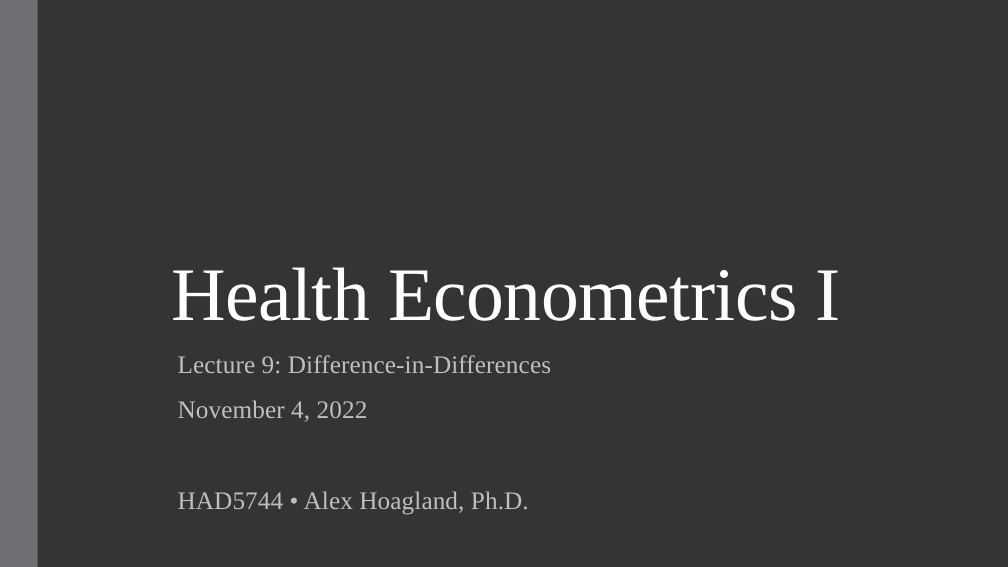
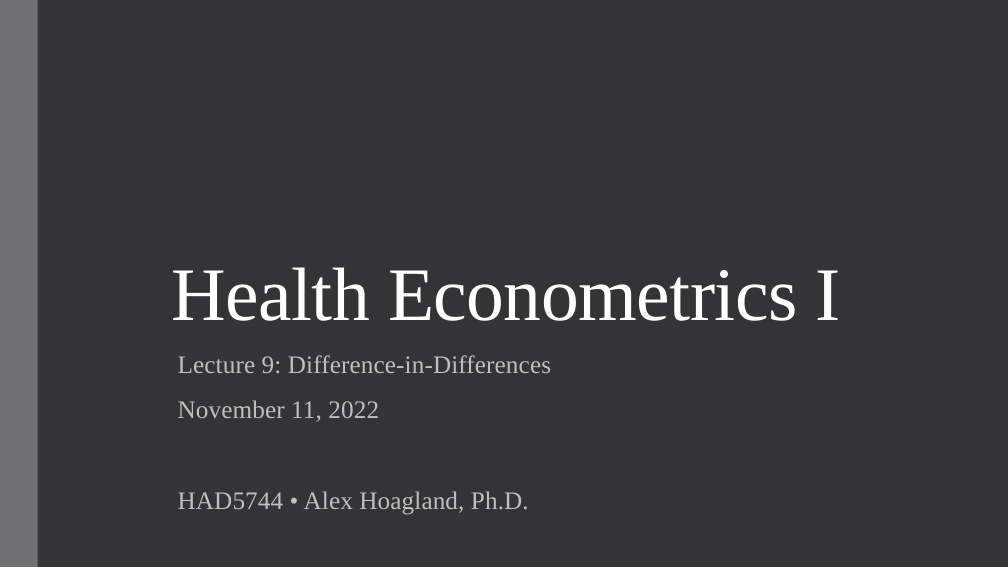
Before and after one commit to qiufei/fork-HAD5744, a slide deck: slide 1 of Lecture09_DifferenceinDifferences/Lecture9_DiD_2022F.pptx. Drawn at 1008x567 pixels with LibreOffice and Linux fonts; fonts in the diff are those of the drawing. Boxes give left, top, right and bottom in pixels: in the first picture for what was removed or moved away, otherwise in the second. Text is boxed around its words. In the diff, an @@ line names an element or a change of style, - is before the commit and + after.

```diff
--- a/Lecture09_DifferenceinDifferences/Lecture9_DiD_2022F.pptx
+++ b/Lecture09_DifferenceinDifferences/Lecture9_DiD_2022F.pptx
@@ subtitle at (178, 400, 379, 422): text changed @@
-November 4, 2022
+November 11, 2022
```
Also in this commit, not shown: 5 other slides changed, 1 slide added, 1 slide removed, 2 other files.
